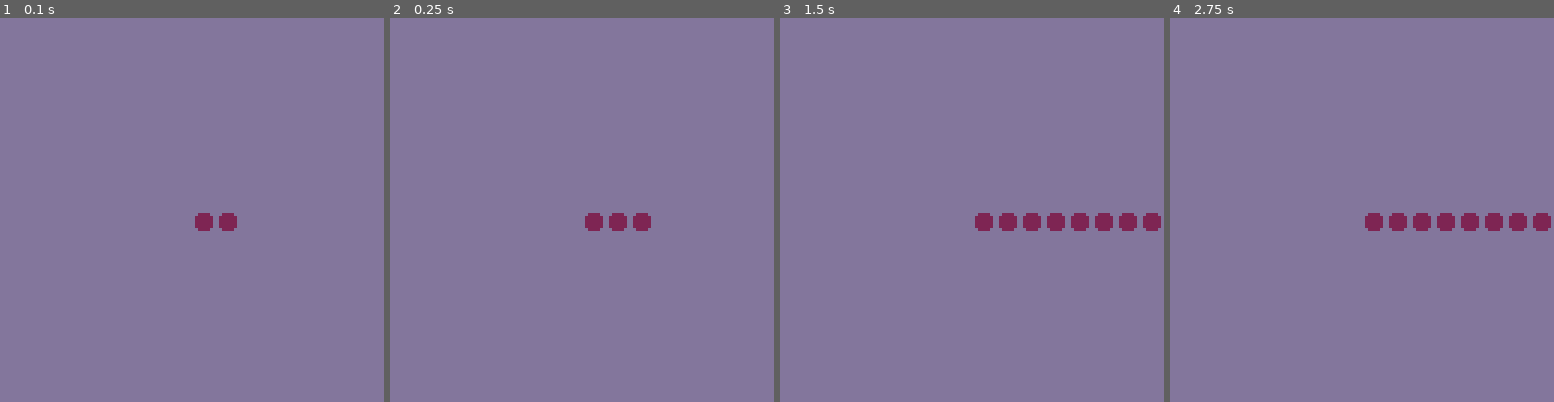
Above: before the commit, frames 1-4 (left to right).
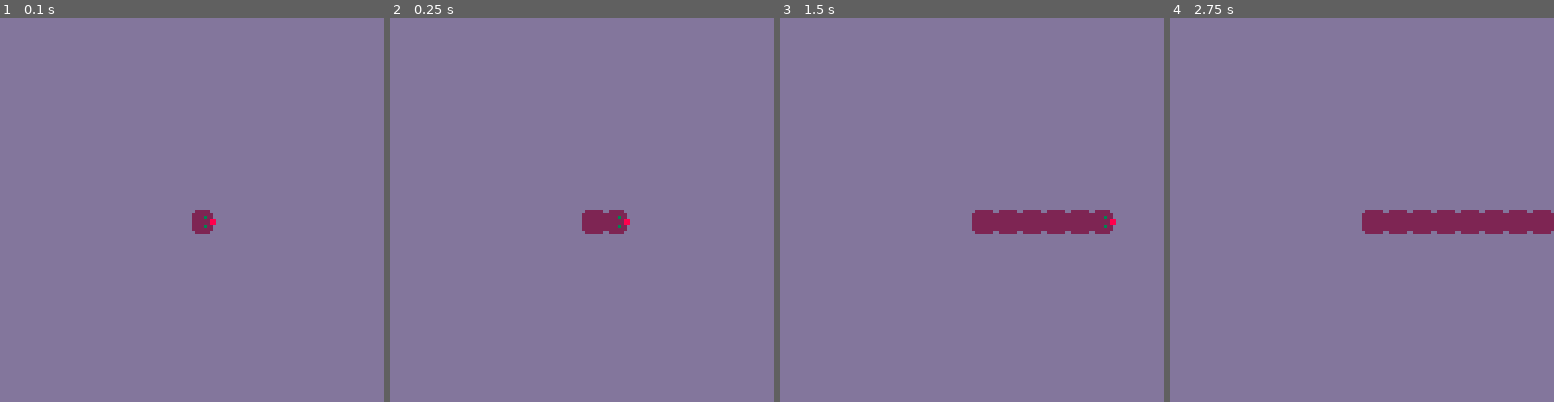
Above: after the commit, the same moments.

Repository: gigamonkey/pico-8
Game: PICO-8 cartridge snake.p8
Two runs of this game, one before a commit and one after it. Both use one fixed random seed, a clock stepped at 60 frames per second and the inputs below.
Inputs:
- Up to frame 1 (0.1 s): no input
- Up to frame 2 (0.25 s): no input
- Up to frame 3 (1.5 s): no input
- Up to frame 4 (2.75 s): hold Right 1.6-2.1 s; hold Up 2.15-2.42 s; hold Right from 2.47 s (still down)

The runs differ from the first frame. In frame 1, 0.4% of the frame differs, in the area x 50-62%, y 50-57%; in frame 2, 0.5%; in frame 3, 1.4%, in the area x 50-100%, y 50-57%; in frame 4, 1.4%.

Commit message:
Basic movement working with snake object.

Diff:
--- a/snake.lua
+++ b/snake.lua
@@ -6,21 +6,31 @@
 
 function _init()
   rectfill(0, 0, 128, 128, 13)
-  x = 64
-  y = 64
+  move(snake)
 end
 
 function _update()
-  if (btn(0)) snake.direction = LEFT
-  if (btn(1)) snake.direction = RIGHT
-  if (btn(2)) snake.direction = UP
-  if (btn(3)) snake.direction = DOWN
-  x += snake.direction.dx * snake.speed
-  y += snake.direction.dy * snake.speed
+  if (btnp(0)) then
+    add(snake.turns, LEFT)
+  end
+  if (btnp(1)) then
+    add(snake.turns, RIGHT)
+  end
+  if (btnp(2)) then
+    add(snake.turns, UP)
+  end
+  if (btnp(3)) then
+    add(snake.turns, DOWN)
+  end
+  move(snake)
 end
 
 function _draw()
-  spr(1, (x \ 8) * 8, (y \ 8) * 8)
+  local h = heads[snake.direction]
+  local hd = head(snake)
+  --print("X: " .. hd.x * 8 .. "; Y: " .. hd.y * 8 .. "; h: " .. h)
+
+  spr(h, hd.x, hd.y)
 end
 
 function to_cell(i)
@@ -31,6 +41,56 @@
   return cell.y * 8 + cell.x
 end
 
+
+function head(snake)
+  return snake.segments[(snake.head + 63) % 64]
+end
+
+function current_cell(snake)
+  return { x = (snake.x \ 8) * 8, y = (snake.y \ 8) * 8 }
+end
+
+function apply_next_turn(snake)
+  while #snake.turns > 0 do
+    t = snake.turns[1]
+    deli(snake.turns, 1)
+    if legal_turn(snake.direction, t) then
+      snake.direction = t
+      break
+    end
+  end
+end
+
+function legal_turn(d, t)
+  return d.dx == t.dy or d.dy == t.dx
+end
+
+function move(snake)
+  snake.x += snake.direction.dx * snake.speed
+  snake.y += snake.direction.dy * snake.speed
+  -- draw head with correct sprite
+  local current = current_cell(snake)
+  local head = head(snake)
+  --print("C X: " .. current.x .. " Y: " .. current.y .. ". H X: " .. head.x .. "; Y: " .. head.y)
+
+  if (current.x ~= head.x or current.y ~= head.y) then
+    -- Entering new cell.
+
+    -- print("Setting head")
+    -- print("C X: " .. current.x .. " Y: " .. current.y .. ". H X: " .. head.x .. "; Y: " .. head.y)
+    --print("new cell")
+
+    apply_next_turn(snake)
+
+    spr(1, head.x, head.y)
+    snake.segments[(snake.head + 63) % 64] = current
+  else
+    --print("same cell")
+  end
+end
+
+
+
 SIZE = 8 -- 128px display / 16px sprites.
 
 UP    = { dx = 0, dy = -1 }
@@ -38,10 +98,16 @@
 LEFT  = { dx = -1, dy = 0 }
 RIGHT = { dx = 1, dy = 0 }
 
+-- sprites for the head.
+heads = { [UP] = 13, [DOWN] = 14, [LEFT] = 15, [RIGHT] = 16 }
+
 snake = {
   direction = RIGHT,
-  speed = 2,
+  speed = 1,
+  x = 64,
+  y = 64,
+  turns = {},
   head = 1,
   tail = 0,
-  segments = { [0] = to_index({x = 8, y = 8}) }
+  segments = { [0] = {x = 64, y = 64} }
 }
--- a/snake.p8
+++ b/snake.p8
@@ -7,11 +7,19 @@
 #include snake.lua
 
 __gfx__
-000000000000000000099000000a0000000000000000000000000000000000000000000000000000000000000000000000000000000000000000000000000000
-00000000002222000009000000333000087787700000000000000000000000000000000000000000000000000000000000000000000000000000000000000000
-00700700022222200009000000383000077877800000000000000000000000000000000000000000000000000000000000000000000000000000000000000000
-00077000022222200888880008333300078778700000000000000000000000000000000000000000000000000000000000000000000000000000000000000000
-000770000222222088f8888003333800087787700000000000000000000000000000000000000000000000000000000000000000000000000000000000000000
-0070070002222220888f888033833330077877800000000000000000000000000000000000000000000000000000000000000000000000000000000000000000
-00000000002222008888888083333830078778700000000000000000000000000000000000000000000000000000000000000000000000000000000000000000
-00000000000000000888880000040000000000000000000000000000000000000000000000000000000000000000000000000000000000000000000000000000
+000000000222222000099000000a0000000000000000800000000000000000000000000002288220022222200222222002222220000880000222222000222220
+00000000222222220009000000333000087787700022220000222200002222000022220022288222222222222222222222222222022882202222222202222222
+00700700222222220009000000383000077877800223232002222220022222200222232022322322222222222232222222222322222222222222222202232222
+00077000222222220888880008333300078778700222222002222220023222200222222822222222222222228822222222222288223223222222222288222222
+000770002222222288f8888003333800087787700222222002222220822222200222232022222222222222228822222222222288222222222232232288222222
+0070070022222222888f888033833330077877800222222002323220023222200222222022222222223223222232222222222322222222222222222202232222
+00000000222222228888888083333830078778700022220000222200002222000022220022222222222882222222222222222222222222220228822002222222
+00000000022222200888880000040000000000000000000000080000000000000000000002222220022882200222222002222220022222200008800000222220
+02222200000000000000000000000000000000000000000000000000000000000000000000000000000000000000000000000000000000000000000000000000
+22222220000000000000000000000000000000000000000000000000000000000000000000000000000000000000000000000000000000000000000000000000
+22223220000000000000000000000000000000000000000000000000000000000000000000000000000000000000000000000000000000000000000000000000
+22222288000000000000000000000000000000000000000000000000000000000000000000000000000000000000000000000000000000000000000000000000
+22222288000000000000000000000000000000000000000000000000000000000000000000000000000000000000000000000000000000000000000000000000
+22223220000000000000000000000000000000000000000000000000000000000000000000000000000000000000000000000000000000000000000000000000
+22222220000000000000000000000000000000000000000000000000000000000000000000000000000000000000000000000000000000000000000000000000
+02222200000000000000000000000000000000000000000000000000000000000000000000000000000000000000000000000000000000000000000000000000
